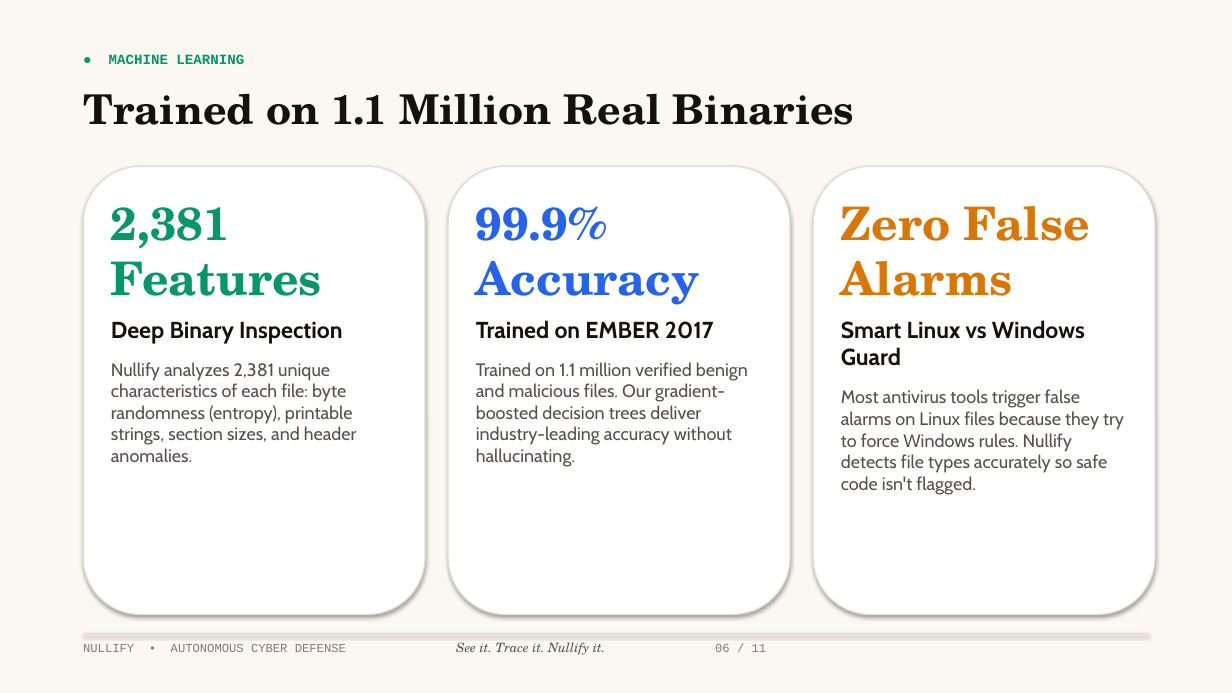
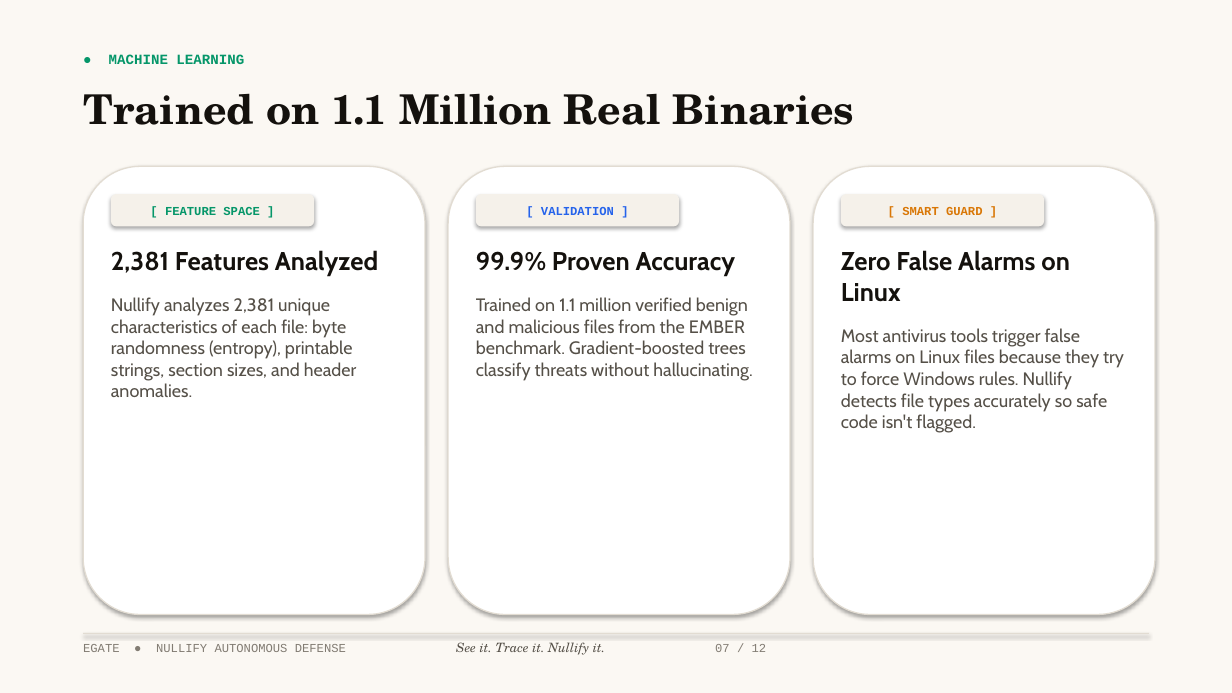
Before and after one commit to Nate-br/nullify, a slide deck: slide 7 of nullify_presentation.pptx (slide 6 before the commit). Drawn at 1232x693 pixels with LibreOffice and Linux fonts; fonts in the diff are those of the drawing. Boxes give left, top, right and bottom in pixels: in the first picture for what was removed or moved away, otherwise in the second. Text is boxed around its words. In the diff, an @@ line names an element or a change of style, - is before the commit and + after.

Commit message:
feat(presentation): integrate EGATE logo on cover & identity slide, add 8K cybersecurity visual assets, remove emojis, and enhance visual appeal

```diff
--- a/nullify_presentation.pptx
+++ b/nullify_presentation.pptx
@@ rounded rectangle added at (x1=111, y1=194, x2=314, y2=226), fill #F5F1EA, 9.5 pt, text #059669, bold @@
+[ FEATURE SPACE ]
@@ rounded rectangle added at (x1=476, y1=194, x2=679, y2=226), fill #F5F1EA, 9.5 pt, text #2563EB, bold @@
+[ VALIDATION ]
@@ rounded rectangle added at (x1=841, y1=194, x2=1044, y2=226), fill #F5F1EA, 9.5 pt, text #D97706, bold @@
+[ SMART GUARD ]
@@ text at (x1=111, y1=250, x2=378, y2=276): text changed; size 18 to 20 pt; text colour #15120E to #14110D @@
-2,381 Features
-Deep Binary Inspection
+2,381 Features Analyzed
@@ text "2,381 Features Analyzed" moved from (x1=111, y1=207, x2=357, y2=462) to (x1=111, y1=250, x2=378, y2=397) @@
@@ text at (x1=476, y1=251, x2=752, y2=381): text changed @@
-99.9% Accuracy
-Trained on EMBER 2017
-Trained on 1.1 million verified benign and malicious files. Our gradient-boosted decision trees deliver industry-leading accuracy without hallucinating.
+99.9% Proven Accuracy
+Trained on 1.1 million verified benign and malicious files from the EMBER benchmark. Gradient-boosted trees classify threats without hallucinating.
@@ text at (x1=841, y1=250, x2=1070, y2=302): text changed; size 18 to 20 pt; text colour #15120E to #14110D @@
-Zero False Alarms
-Smart Linux vs Windows Guard
+Zero False Alarms on Linux
@@ text "Zero False Alarms on Linux" moved from (x1=841, y1=206, x2=1124, y2=495) to (x1=841, y1=250, x2=1124, y2=433) @@
@@ text at (x1=111, y1=297, x2=357, y2=397): more space between paragraphs @@
@@ text at (x1=841, y1=328, x2=1124, y2=433): more space between paragraphs @@
@@ text at (x1=83, y1=642, x2=767, y2=655): text changed @@
-NULLIFY • AUTONOMOUS CYBER DEFENSE See it. Trace it. Nullify it. 06 / 11
+EGATE ● NULLIFY AUTONOMOUS DEFENSE See it. Trace it. Nullify it. 07 / 12
```
Also in this commit, not shown: 10 other slides changed, 1 slide added, 7 other files.
